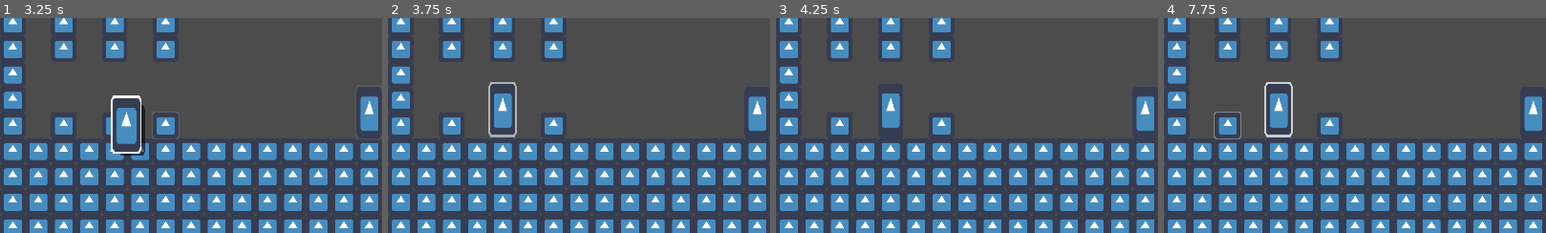
Above: before the commit, frames 1-4 (left to right).
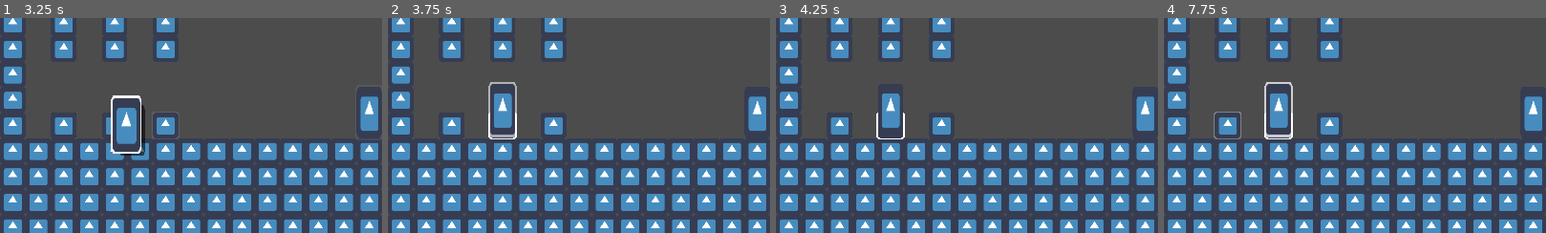
Above: after the commit, the same moments.

Repository: Gravedigger7789/little-willys-milk-bar
Game: Godot game, scene res://World.tscn
Two runs of this game, one before a commit and one after it. Both use one fixed random seed, a clock stepped at 60 frames per second and the inputs below. The engine's default icon, where the game draws it, is replaced by a stand-in: a white triangle on a blue panel in a dark square.
Inputs (mouse positions are % of the whole screen's width and height, from its top left):
- Up to frame 1 (3.25 s): tap Enter at 0.5 s; drag from (68, 74) to (8, 74) at 0.52 s; drag from (78, 74) to (8, 74) at 1.27 s; move the mouse to (48, 71) at 2.02 s; press the mouse at (48, 71) at 2.03 s; release the mouse at (48, 71) at 2.75 s; tap Space at 2.75 s; drag from (58, 71) to (15, 74) at 2.77 s
- Up to frame 2 (3.75 s): move the mouse to (80, 65) at 3.52 s; press the mouse at (80, 65) at 3.53 s
- Up to frame 3 (4.25 s): no input
- Up to frame 4 (7.75 s): release the mouse at (80, 65) at 4.25 s; tap Enter at 4.25, 5.75 s; drag from (20, 35) to (22, 74) at 4.27 s; tap Space at 5, 6.5 s; move the mouse to (55, 50) at 5.02 s; press the mouse at (55, 50) at 5.03 s; release the mouse at (55, 50) at 5.75 s; drag from (35, 25) to (90, 74) at 5.77 s; move the mouse to (72, 45) at 6.52 s; press the mouse at (72, 45) at 6.53 s; release the mouse at (72, 45) at 7.25 s; drag from (30, 55) to (8, 74) at 7.27 s
The pictures show only the part of the screen within x 0-50%, y 49-99%; the shares and areas given below are measured in that part.

Frame 1 is identical in both runs. In frame 2, 0.1% of the frame differs, in the area x 26-34%, y 44-57%; in frame 3, 0.2%; in frame 4, 0.1%.

Commit message:
Fixing area exited bug

Diff:
--- a/src/Objects/Bottle.gd
+++ b/src/Objects/Bottle.gd
@@ -9,3 +9,10 @@
 	area.get_parent().remove_child(area)
 	area.get_node("CollisionShape2D").disabled = true
 	add_child(area)
+
+
+#func _on_Draggable_picked_up(area: Area2D) -> void:
+#	area.position = area.global_position
+#	remove_child(area)
+#	var bottle_caps_node = get_tree().get_root().get_node("World/BottleCaps")
+#	bottle_caps_node.add_child(area)
--- a/src/Objects/BottleCap.tscn
+++ b/src/Objects/BottleCap.tscn
@@ -17,7 +17,6 @@
 [node name="BottleCap" instance=ExtResource( 1 )]
 collision_layer = 2
 monitoring = false
-monitorable = false
 script = ExtResource( 2 )
 
 [node name="Sprite" parent="." index="1"]
--- a/src/Objects/BottleLauncher.gd
+++ b/src/Objects/BottleLauncher.gd
@@ -12,6 +12,7 @@
 
 func _on_Draggable_put_down(area: Area2D) -> void:
 	._on_Draggable_put_down(area)
+#	area.get_node("CollisionShape2D").disabled = true
 	var sprite_height = area.sprite.texture.get_height() * area.sprite.scale.y
 	launch_bar.rect_position.y = -(launch_bar_offset + sprite_height)
 	launch_bar.toggle(true)
--- a/src/Objects/Coaster.gd
+++ b/src/Objects/Coaster.gd
@@ -40,5 +40,6 @@
 func _on_Draggable_put_down(area: Area2D) -> void:
 	area.snap_to_position(snap_position.global_position)
 
+
 func _on_Draggable_picked_up(_area: Area2D) -> void:
 	pass
--- a/src/Objects/Draggable.gd
+++ b/src/Objects/Draggable.gd
@@ -59,7 +59,6 @@
 func _pickup() -> void:
 	emit_signal("picked_up", self)
 	_touch_position_offset = get_global_mouse_position() - global_position
-	monitorable = true
 	_dragging = true
 
 	if sprite.scale == sprite_start_scale or \
@@ -69,7 +68,6 @@
 
 func _put_down() -> void:
 	_dragging = false
-	monitorable = false
 	emit_signal("put_down", self)
 
 	# if the mouse is not hovering the draggable when put down, turn off the outline
